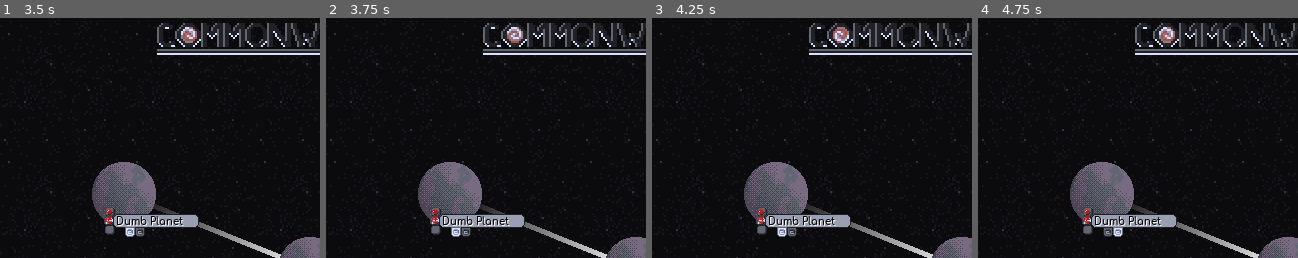
Above: before the commit, frames 1-4 (left to right).
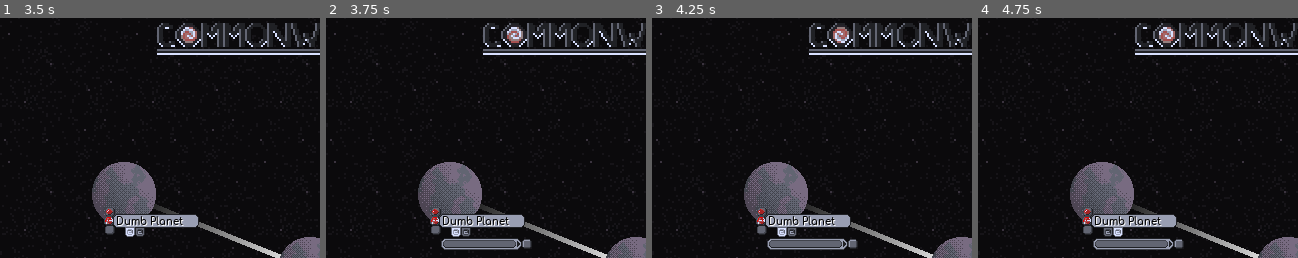
Above: after the commit, the same moments.

Repository: HumansAreHumans/CommonWealthGodot
Game: Godot game, scene res://scene/Main.tscn
Same seed, same stepped clock (60 frames per second), same inputs: the game is played once before the commit and once after it.
Inputs (mouse positions are % of the whole screen's width and height, from its top left):
- Up to frame 1 (3.5 s): tap Enter at 0.5 s; move the mouse to (54, 54) at 0.52 s; click (54, 54) at 0.67 s; tap Space at 1.25 s; move the mouse to (55, 62) at 1.27 s; click (55, 62) at 1.42 s; move the mouse to (57, 62) at 2.02 s; click (57, 62) at 2.17 s; move the mouse to (25, 39) at 2.77 s; click (25, 39) at 2.92 s
- Up to frame 2 (3.75 s): tap Enter at 3.5 s; move the mouse to (26, 47) at 3.52 s; click (26, 47) at 3.67 s
- Up to frame 3 (4.25 s): no input
- Up to frame 4 (4.75 s): move the mouse to (27, 47) at 4.27 s; click (27, 47) at 4.42 s
The pictures show only the part of the screen within x 6-56%, y 2-52%; the shares and areas given below are measured in that part.

Frame 1 is identical in both runs. In frame 2, 1.3% of the frame differs, in the area x 35-65%, y 91-97%; in frame 3, 1.3%; in frame 4, 1.3%.

Commit message:
added rough hud flow

Diff:
--- /dev/null
+++ b/scene/ChangeResourceHUD.tscn
@@ -0,0 +1,242 @@
+[gd_scene load_steps=35 format=2]
+
+[ext_resource path="res://art/planet_hud/planet_hud18.png" type="Texture" id=1]
+[ext_resource path="res://script/ChangeResourceHUD.gd" type="Script" id=2]
+[ext_resource path="res://art/resources/resource3.png" type="Texture" id=3]
+[ext_resource path="res://art/resources/resource4.png" type="Texture" id=4]
+[ext_resource path="res://art/resources/resource5.png" type="Texture" id=5]
+[ext_resource path="res://art/resources/resource18.png" type="Texture" id=6]
+[ext_resource path="res://art/resources/resource19.png" type="Texture" id=7]
+[ext_resource path="res://art/resources/resource20.png" type="Texture" id=8]
+[ext_resource path="res://art/resources/resource21.png" type="Texture" id=9]
+[ext_resource path="res://art/resources/resource22.png" type="Texture" id=10]
+[ext_resource path="res://art/resources/resource23.png" type="Texture" id=11]
+[ext_resource path="res://art/resources/resource24.png" type="Texture" id=12]
+[ext_resource path="res://art/resources/resource25.png" type="Texture" id=13]
+[ext_resource path="res://art/resources/resource8.png" type="Texture" id=14]
+[ext_resource path="res://art/resources/resource9.png" type="Texture" id=15]
+[ext_resource path="res://art/resources/resource10.png" type="Texture" id=16]
+[ext_resource path="res://art/resources/resource28.png" type="Texture" id=17]
+[ext_resource path="res://art/resources/resource29.png" type="Texture" id=18]
+[ext_resource path="res://art/resources/resource30.png" type="Texture" id=19]
+[ext_resource path="res://art/resources/resource31.png" type="Texture" id=20]
+[ext_resource path="res://art/resources/resource13.png" type="Texture" id=21]
+[ext_resource path="res://art/resources/resource14.png" type="Texture" id=22]
+[ext_resource path="res://art/resources/resource15.png" type="Texture" id=23]
+[ext_resource path="res://art/resources/resource34.png" type="Texture" id=24]
+[ext_resource path="res://art/resources/resource35.png" type="Texture" id=25]
+[ext_resource path="res://art/resources/resource36.png" type="Texture" id=26]
+[ext_resource path="res://art/resources/resource37.png" type="Texture" id=27]
+
+[sub_resource type="SpriteFrames" id=1]
+
+animations = [ {
+"frames": [ ExtResource( 3 ), ExtResource( 4 ), ExtResource( 5 ) ],
+"loop": true,
+"name": "default",
+"speed": 5.0
+} ]
+
+[sub_resource type="RectangleShape2D" id=2]
+
+custom_solver_bias = 0.0
+extents = Vector2( 10, 10 )
+
+[sub_resource type="SpriteFrames" id=3]
+
+animations = [ {
+"frames": [ ExtResource( 6 ), ExtResource( 7 ), ExtResource( 8 ), ExtResource( 9 ), ExtResource( 10 ), ExtResource( 11 ), ExtResource( 12 ), ExtResource( 13 ) ],
+"loop": true,
+"name": "default",
+"speed": 5.0
+}, {
+"frames": [ ExtResource( 6 ), ExtResource( 7 ), ExtResource( 8 ), ExtResource( 9 ), ExtResource( 10 ), ExtResource( 11 ), ExtResource( 12 ), ExtResource( 13 ) ],
+"loop": true,
+"name": "New Anim",
+"speed": 5.0
+} ]
+
+[sub_resource type="SpriteFrames" id=4]
+
+animations = [ {
+"frames": [ ExtResource( 14 ), ExtResource( 15 ), ExtResource( 16 ) ],
+"loop": true,
+"name": "default",
+"speed": 5.0
+} ]
+
+[sub_resource type="SpriteFrames" id=7]
+
+animations = [ {
+"frames": [ ExtResource( 17 ), ExtResource( 18 ), ExtResource( 19 ), ExtResource( 20 ) ],
+"loop": true,
+"name": "default",
+"speed": 5.0
+} ]
+
+[sub_resource type="SpriteFrames" id=5]
+
+animations = [ {
+"frames": [ ExtResource( 21 ), ExtResource( 22 ), ExtResource( 23 ) ],
+"loop": true,
+"name": "default",
+"speed": 5.0
+} ]
+
+[sub_resource type="SpriteFrames" id=6]
+
+animations = [ {
+"frames": [ ExtResource( 24 ), ExtResource( 25 ), ExtResource( 26 ), ExtResource( 27 ) ],
+"loop": true,
+"name": "default",
+"speed": 5.0
+} ]
+
+[node name="ChangeResourceHUD" type="Sprite"]
+
+texture = ExtResource( 1 )
+script = ExtResource( 2 )
+
+[node name="r1" type="AnimatedSprite" parent="." index="0"]
+
+position = Vector2( 43.5, -6.5 )
+frames = SubResource( 1 )
+animation = "default"
+
+[node name="Area2D" type="Area2D" parent="r1" index="0"]
+
+input_pickable = true
+gravity_vec = Vector2( 0, 1 )
+gravity = 98.0
+linear_damp = 0.1
+angular_damp = 1.0
+audio_bus_override = false
+audio_bus_name = "Master"
+
+[node name="CollisionShape2D" type="CollisionShape2D" parent="r1/Area2D" index="0"]
+
+position = Vector2( -0.803431, -0.278442 )
+scale = Vector2( 0.432692, 0.423077 )
+shape = SubResource( 2 )
+
+[node name="u1" type="AnimatedSprite" parent="." index="1"]
+
+position = Vector2( 54.5, -6.5 )
+frames = SubResource( 3 )
+animation = "default"
+_sections_unfolded = [ "Transform" ]
+
+[node name="Area2D" type="Area2D" parent="u1" index="0"]
+
+position = Vector2( -14.25, 0.25 )
+input_pickable = true
+gravity_vec = Vector2( 0, 1 )
+gravity = 98.0
+linear_damp = 0.1
+angular_damp = 1.0
+audio_bus_override = false
+audio_bus_name = "Master"
+
+[node name="CollisionShape2D" type="CollisionShape2D" parent="u1/Area2D" index="0"]
+
+position = Vector2( 13.4466, -1.02844 )
+scale = Vector2( 0.432692, 0.423077 )
+shape = SubResource( 2 )
+
+[node name="r2" type="AnimatedSprite" parent="." index="2"]
+
+position = Vector2( 43.5, 4.5 )
+frames = SubResource( 4 )
+animation = "default"
+_sections_unfolded = [ "Transform" ]
+
+[node name="Area2D" type="Area2D" parent="r2" index="0"]
+
+position = Vector2( -14.25, 0.25 )
+input_pickable = true
+gravity_vec = Vector2( 0, 1 )
+gravity = 98.0
+linear_damp = 0.1
+angular_damp = 1.0
+audio_bus_override = false
+audio_bus_name = "Master"
+
+[node name="CollisionShape2D" type="CollisionShape2D" parent="r2/Area2D" index="0"]
+
+position = Vector2( 13.4466, -1.02844 )
+scale = Vector2( 0.432692, 0.423077 )
+shape = SubResource( 2 )
+
+[node name="u2" type="AnimatedSprite" parent="." index="3"]
+
+position = Vector2( 54.5, 4.5 )
+frames = SubResource( 7 )
+animation = "default"
+_sections_unfolded = [ "Transform" ]
+
+[node name="Area2D" type="Area2D" parent="u2" index="0"]
+
+position = Vector2( -14.25, 0.25 )
+input_pickable = true
+gravity_vec = Vector2( 0, 1 )
+gravity = 98.0
+linear_damp = 0.1
+angular_damp = 1.0
+audio_bus_override = false
+audio_bus_name = "Master"
+
+[node name="CollisionShape2D" type="CollisionShape2D" parent="u2/Area2D" index="0"]
+
+position = Vector2( 13.4466, -1.02844 )
+scale = Vector2( 0.432692, 0.423077 )
+shape = SubResource( 2 )
+
+[node name="r3" type="AnimatedSprite" parent="." index="4"]
+
+position = Vector2( 43.5, 15.5 )
+frames = SubResource( 5 )
+animation = "default"
+_sections_unfolded = [ "Transform" ]
+
+[node name="Area2D" type="Area2D" parent="r3" index="0"]
+
+position = Vector2( -14.25, 0.25 )
+input_pickable = true
+gravity_vec = Vector2( 0, 1 )
+gravity = 98.0
+linear_damp = 0.1
+angular_damp = 1.0
+audio_bus_override = false
+audio_bus_name = "Master"
+
+[node name="CollisionShape2D" type="CollisionShape2D" parent="r3/Area2D" index="0"]
+
+position = Vector2( 13.4466, -1.02844 )
+scale = Vector2( 0.432692, 0.423077 )
+shape = SubResource( 2 )
+
+[node name="u3" type="AnimatedSprite" parent="." index="5"]
+
+position = Vector2( 54.5, 15.5 )
+frames = SubResource( 6 )
+animation = "default"
+_sections_unfolded = [ "Transform" ]
+
+[node name="Area2D" type="Area2D" parent="u3" index="0"]
+
+position = Vector2( -14.25, 0.25 )
+input_pickable = true
+gravity_vec = Vector2( 0, 1 )
+gravity = 98.0
+linear_damp = 0.1
+angular_damp = 1.0
+audio_bus_override = false
+audio_bus_name = "Master"
+
+[node name="CollisionShape2D" type="CollisionShape2D" parent="u3/Area2D" index="0"]
+
+position = Vector2( 13.4466, -1.02844 )
+scale = Vector2( 0.432692, 0.423077 )
+shape = SubResource( 2 )
+
+[connection signal="input_event" from="r1/Area2D" to="." method="_on_Area2D_input_event" binds= [ "r1" ]]
--- /dev/null
+++ b/scene/GatewayInfoHUD.tscn
@@ -0,0 +1,72 @@
+[gd_scene load_steps=6 format=2]
+
+[ext_resource path="res://art/planet_hud/planet_hud11.png" type="Texture" id=1]
+[ext_resource path="res://script/GatewayInfoHUD.gd" type="Script" id=2]
+[ext_resource path="res://scene/ChangeResourceHUD.tscn" type="PackedScene" id=3]
+
+[sub_resource type="SpriteFrames" id=2]
+
+animations = [ {
+"frames": [  ],
+"loop": true,
+"name": "default",
+"speed": 5.0
+} ]
+
+[sub_resource type="RectangleShape2D" id=1]
+
+custom_solver_bias = 0.0
+extents = Vector2( 10, 10 )
+
+[node name="GatewayInfoHUD" type="Sprite" index="0"]
+
+position = Vector2( -6.1742, 10.1966 )
+texture = ExtResource( 1 )
+script = ExtResource( 2 )
+
+[node name="DestinationName" type="Label" parent="." index="0"]
+
+anchor_left = 0.0
+anchor_top = 0.0
+anchor_right = 0.0
+anchor_bottom = 0.0
+margin_left = -39.0
+margin_right = 30.0
+margin_bottom = 14.0
+rect_pivot_offset = Vector2( 0, 0 )
+mouse_filter = 2
+mouse_default_cursor_shape = 0
+size_flags_horizontal = 1
+size_flags_vertical = 4
+percent_visible = 1.0
+lines_skipped = 0
+max_lines_visible = -1
+
+[node name="ResourceSent" type="AnimatedSprite" parent="." index="1"]
+
+position = Vector2( 43.25, 4.5 )
+frames = SubResource( 2 )
+animation = "default"
+
+[node name="Area2D" type="Area2D" parent="ResourceSent" index="0"]
+
+input_pickable = true
+gravity_vec = Vector2( 0, 1 )
+gravity = 98.0
+linear_damp = 0.1
+angular_damp = 1.0
+audio_bus_override = false
+audio_bus_name = "Master"
+_sections_unfolded = [ "Collision", "Pickable" ]
+
+[node name="CollisionShape2D" type="CollisionShape2D" parent="ResourceSent/Area2D" index="0"]
+
+position = Vector2( 0.196568, 0.221558 )
+scale = Vector2( 0.4375, 0.45 )
+shape = SubResource( 1 )
+
+[node name="ChangeResourceHUD" parent="." index="2" instance=ExtResource( 3 )]
+
+visible = false
+
+[connection signal="input_event" from="ResourceSent/Area2D" to="." method="_on_Area2D_input_event"]
--- a/scene/Planet.tscn
+++ b/scene/Planet.tscn
@@ -31,7 +31,7 @@
 custom_solver_bias = 0.0
 radius = 25.3542
 
-[node name="Planet" type="Area2D" index="0"]
+[node name="Planet" type="Area2D"]
 
 input_pickable = true
 gravity_vec = Vector2( 0, 1 )
--- a/scene/PlanetHUD.tscn
+++ b/scene/PlanetHUD.tscn
@@ -7,6 +7,7 @@
 [ext_resource path="res://art/planet_hud/planet_hud10.png" type="Texture" id=5]
 [ext_resource path="res://art/planet_hud/planet_hud9.png" type="Texture" id=6]
 [ext_resource path="res://font/Comfortaa-Bold.ttf" type="DynamicFontData" id=7]
+[ext_resource path="res://scene/GatewayInfoHUD.tscn" type="PackedScene" id=8]
 
 [sub_resource type="DynamicFont" id=1]
 
@@ -28,7 +29,6 @@
 
 [node name="r1" type="Sprite" parent="." index="1"]
 
-editor/display_folded = true
 texture = ExtResource( 3 )
 _sections_unfolded = [ "Transform" ]
 
@@ -40,7 +40,6 @@
 
 [node name="r2" type="Sprite" parent="." index="2"]
 
-editor/display_folded = true
 texture = ExtResource( 5 )
 _sections_unfolded = [ "Transform" ]
 
@@ -52,7 +51,6 @@
 
 [node name="r3" type="Sprite" parent="." index="3"]
 
-editor/display_folded = true
 texture = ExtResource( 6 )
 _sections_unfolded = [ "Transform" ]
 
@@ -85,3 +83,7 @@
 lines_skipped = 0
 max_lines_visible = -1
 _sections_unfolded = [ "Theme", "custom_colors", "custom_fonts" ]
+
+[node name="GatewayInfoHUD" parent="." index="5" instance=ExtResource( 8 )]
+
+visible = false
--- a/scene/PortalButton.tscn
+++ b/scene/PortalButton.tscn
@@ -1,8 +1,8 @@
 [gd_scene load_steps=7 format=2]
 
 [ext_resource path="res://art/planet_hud/planet_hud16.png" type="Texture" id=1]
-[ext_resource path="res://art/planet_hud/planet_hud14.png" type="Texture" id=2]
-[ext_resource path="res://art/planet_hud/planet_hud15.png" type="Texture" id=3]
+[ext_resource path="res://art/planet_hud/planet_hud15.png" type="Texture" id=2]
+[ext_resource path="res://art/planet_hud/planet_hud14.png" type="Texture" id=3]
 [ext_resource path="res://script/PortalButton.gd" type="Script" id=4]
 
 [sub_resource type="SpriteFrames" id=1]
@@ -15,12 +15,12 @@
 }, {
 "frames": [ ExtResource( 2 ) ],
 "loop": true,
-"name": "unused",
+"name": "used",
 "speed": 5.0
 }, {
 "frames": [ ExtResource( 3 ) ],
 "loop": true,
-"name": "used",
+"name": "unused",
 "speed": 5.0
 } ]
 
@@ -28,6 +28,7 @@
 
 custom_solver_bias = 0.0
 extents = Vector2( 4.69122, 4.69122 )
+_sections_unfolded = [ "Resource" ]
 
 [node name="Portal" type="AnimatedSprite"]
 
--- a/scene/Resource.tscn
+++ b/scene/Resource.tscn
@@ -3,40 +3,40 @@
 [ext_resource path="res://art/resources/resource3.png" type="Texture" id=1]
 [ext_resource path="res://art/resources/resource4.png" type="Texture" id=2]
 [ext_resource path="res://art/resources/resource5.png" type="Texture" id=3]
-[ext_resource path="res://art/resources/resource13.png" type="Texture" id=4]
-[ext_resource path="res://art/resources/resource14.png" type="Texture" id=5]
-[ext_resource path="res://art/resources/resource15.png" type="Texture" id=6]
-[ext_resource path="res://art/resources/resource8.png" type="Texture" id=7]
-[ext_resource path="res://art/resources/resource9.png" type="Texture" id=8]
-[ext_resource path="res://art/resources/resource10.png" type="Texture" id=9]
-[ext_resource path="res://art/resources/resource12.png" type="Texture" id=10]
-[ext_resource path="res://art/resources/resource32.png" type="Texture" id=11]
-[ext_resource path="res://art/resources/resource17.png" type="Texture" id=12]
-[ext_resource path="res://art/resources/resource6.png" type="Texture" id=13]
-[ext_resource path="res://art/resources/resource2.png" type="Texture" id=14]
-[ext_resource path="res://art/resources/resource18.png" type="Texture" id=15]
-[ext_resource path="res://art/resources/resource19.png" type="Texture" id=16]
-[ext_resource path="res://art/resources/resource20.png" type="Texture" id=17]
-[ext_resource path="res://art/resources/resource21.png" type="Texture" id=18]
-[ext_resource path="res://art/resources/resource22.png" type="Texture" id=19]
-[ext_resource path="res://art/resources/resource23.png" type="Texture" id=20]
-[ext_resource path="res://art/resources/resource24.png" type="Texture" id=21]
-[ext_resource path="res://art/resources/resource25.png" type="Texture" id=22]
-[ext_resource path="res://art/resources/resource1.png" type="Texture" id=23]
-[ext_resource path="res://art/resources/resource33.png" type="Texture" id=24]
-[ext_resource path="res://art/resources/resource7.png" type="Texture" id=25]
-[ext_resource path="res://art/resources/resource34.png" type="Texture" id=26]
-[ext_resource path="res://art/resources/resource35.png" type="Texture" id=27]
-[ext_resource path="res://art/resources/resource36.png" type="Texture" id=28]
-[ext_resource path="res://art/resources/resource37.png" type="Texture" id=29]
-[ext_resource path="res://art/resources/resource27.png" type="Texture" id=30]
-[ext_resource path="res://art/resources/resource16.png" type="Texture" id=31]
-[ext_resource path="res://art/resources/resource11.png" type="Texture" id=32]
-[ext_resource path="res://art/resources/resource26.png" type="Texture" id=33]
-[ext_resource path="res://art/resources/resource28.png" type="Texture" id=34]
-[ext_resource path="res://art/resources/resource29.png" type="Texture" id=35]
-[ext_resource path="res://art/resources/resource30.png" type="Texture" id=36]
-[ext_resource path="res://art/resources/resource31.png" type="Texture" id=37]
+[ext_resource path="res://art/resources/resource12.png" type="Texture" id=4]
+[ext_resource path="res://art/resources/resource32.png" type="Texture" id=5]
+[ext_resource path="res://art/resources/resource17.png" type="Texture" id=6]
+[ext_resource path="res://art/resource1.png" type="Texture" id=7]
+[ext_resource path="res://art/resources/resource33.png" type="Texture" id=8]
+[ext_resource path="res://art/resources/resource28.png" type="Texture" id=9]
+[ext_resource path="res://art/resources/resource29.png" type="Texture" id=10]
+[ext_resource path="res://art/resources/resource30.png" type="Texture" id=11]
+[ext_resource path="res://art/resources/resource31.png" type="Texture" id=12]
+[ext_resource path="res://art/resources/resource16.png" type="Texture" id=13]
+[ext_resource path="res://art/resources/resource7.png" type="Texture" id=14]
+[ext_resource path="res://art/resources/resource26.png" type="Texture" id=15]
+[ext_resource path="res://art/resources/resource34.png" type="Texture" id=16]
+[ext_resource path="res://art/resources/resource35.png" type="Texture" id=17]
+[ext_resource path="res://art/resources/resource36.png" type="Texture" id=18]
+[ext_resource path="res://art/resources/resource37.png" type="Texture" id=19]
+[ext_resource path="res://art/resources/resource2.png" type="Texture" id=20]
+[ext_resource path="res://art/resources/resource27.png" type="Texture" id=21]
+[ext_resource path="res://art/resources/resource6.png" type="Texture" id=22]
+[ext_resource path="res://art/resources/resource18.png" type="Texture" id=23]
+[ext_resource path="res://art/resources/resource19.png" type="Texture" id=24]
+[ext_resource path="res://art/resources/resource20.png" type="Texture" id=25]
+[ext_resource path="res://art/resources/resource21.png" type="Texture" id=26]
+[ext_resource path="res://art/resources/resource22.png" type="Texture" id=27]
+[ext_resource path="res://art/resources/resource23.png" type="Texture" id=28]
+[ext_resource path="res://art/resources/resource24.png" type="Texture" id=29]
+[ext_resource path="res://art/resources/resource25.png" type="Texture" id=30]
+[ext_resource path="res://art/resources/resource11.png" type="Texture" id=31]
+[ext_resource path="res://art/resources/resource8.png" type="Texture" id=32]
+[ext_resource path="res://art/resources/resource9.png" type="Texture" id=33]
+[ext_resource path="res://art/resources/resource10.png" type="Texture" id=34]
+[ext_resource path="res://art/resources/resource13.png" type="Texture" id=35]
+[ext_resource path="res://art/resources/resource14.png" type="Texture" id=36]
+[ext_resource path="res://art/resources/resource15.png" type="Texture" id=37]
 
 [sub_resource type="SpriteFrames" id=1]
 
@@ -46,89 +46,89 @@
 "name": "r3",
 "speed": 5.0
 }, {
-"frames": [ ExtResource( 4 ), ExtResource( 5 ), ExtResource( 6 ) ],
+"frames": [ ExtResource( 4 ) ],
 "loop": true,
-"name": "r2",
+"name": "r2-hover",
 "speed": 5.0
 }, {
-"frames": [ ExtResource( 7 ), ExtResource( 8 ), ExtResource( 9 ) ],
+"frames": [ ExtResource( 5 ) ],
+"loop": true,
+"name": "u2-inactive",
+"speed": 5.0
+}, {
+"frames": [ ExtResource( 6 ) ],
+"loop": true,
+"name": "u1-hover",
+"speed": 5.0
+}, {
+"frames": [ ExtResource( 7 ) ],
+"loop": true,
+"name": "r3-inactive",
+"speed": 5.0
+}, {
+"frames": [ ExtResource( 8 ) ],
+"loop": true,
+"name": "u2-hover",
+"speed": 5.0
+}, {
+"frames": [ ExtResource( 9 ), ExtResource( 10 ), ExtResource( 11 ), ExtResource( 12 ) ],
+"loop": true,
+"name": "u3",
+"speed": 5.0
+}, {
+"frames": [ ExtResource( 13 ) ],
+"loop": true,
+"name": "u1-inactive",
+"speed": 5.0
+}, {
+"frames": [ ExtResource( 14 ) ],
+"loop": true,
+"name": "r1-hover",
+"speed": 5.0
+}, {
+"frames": [ ExtResource( 15 ) ],
+"loop": true,
+"name": "u3-inactive",
+"speed": 5.0
+}, {
+"frames": [ ExtResource( 16 ), ExtResource( 17 ), ExtResource( 18 ), ExtResource( 19 ) ],
+"loop": true,
+"name": "u2",
+"speed": 5.0
+}, {
+"frames": [ ExtResource( 20 ) ],
+"loop": true,
+"name": "r3-hover",
+"speed": 5.0
+}, {
+"frames": [ ExtResource( 21 ) ],
+"loop": true,
+"name": "u3-hover",
+"speed": 5.0
+}, {
+"frames": [ ExtResource( 22 ) ],
+"loop": true,
+"name": "r1-inactive",
+"speed": 5.0
+}, {
+"frames": [ ExtResource( 23 ), ExtResource( 24 ), ExtResource( 25 ), ExtResource( 26 ), ExtResource( 27 ), ExtResource( 28 ), ExtResource( 29 ), ExtResource( 30 ) ],
+"loop": true,
+"name": "u1",
+"speed": 5.0
+}, {
+"frames": [ ExtResource( 31 ) ],
+"loop": true,
+"name": "r2-inactive",
+"speed": 5.0
+}, {
+"frames": [ ExtResource( 32 ), ExtResource( 33 ), ExtResource( 34 ) ],
 "loop": true,
 "name": "r1",
 "speed": 5.0
 }, {
-"frames": [ ExtResource( 10 ) ],
+"frames": [ ExtResource( 35 ), ExtResource( 36 ), ExtResource( 37 ) ],
 "loop": true,
-"name": "r2-hover",
-"speed": 5.0
-}, {
-"frames": [ ExtResource( 11 ) ],
-"loop": true,
-"name": "u2-inactive",
-"speed": 5.0
-}, {
-"frames": [ ExtResource( 12 ) ],
-"loop": true,
-"name": "u1-hover",
-"speed": 5.0
-}, {
-"frames": [ ExtResource( 13 ) ],
-"loop": true,
-"name": "r1-inactive",
-"speed": 5.0
-}, {
-"frames": [ ExtResource( 14 ) ],
-"loop": true,
-"name": "r3-hover",
-"speed": 5.0
-}, {
-"frames": [ ExtResource( 15 ), ExtResource( 16 ), ExtResource( 17 ), ExtResource( 18 ), ExtResource( 19 ), ExtResource( 20 ), ExtResource( 21 ), ExtResource( 22 ) ],
-"loop": true,
-"name": "u1",
-"speed": 5.0
-}, {
-"frames": [ ExtResource( 23 ) ],
-"loop": true,
-"name": "r3-inactive",
-"speed": 5.0
-}, {
-"frames": [ ExtResource( 24 ) ],
-"loop": true,
-"name": "u2-hover",
-"speed": 5.0
-}, {
-"frames": [ ExtResource( 25 ) ],
-"loop": true,
-"name": "r1-hover",
-"speed": 5.0
-}, {
-"frames": [ ExtResource( 26 ), ExtResource( 27 ), ExtResource( 28 ), ExtResource( 29 ) ],
-"loop": true,
-"name": "u2",
-"speed": 5.0
-}, {
-"frames": [ ExtResource( 30 ) ],
-"loop": true,
-"name": "u3-hover",
-"speed": 5.0
-}, {
-"frames": [ ExtResource( 31 ) ],
-"loop": true,
-"name": "u1-inactive",
-"speed": 5.0
-}, {
-"frames": [ ExtResource( 32 ) ],
-"loop": true,
-"name": "r2-inactive",
-"speed": 5.0
-}, {
-"frames": [ ExtResource( 33 ) ],
-"loop": true,
-"name": "u3-inactive",
-"speed": 5.0
-}, {
-"frames": [ ExtResource( 34 ), ExtResource( 35 ), ExtResource( 36 ), ExtResource( 37 ) ],
-"loop": true,
-"name": "u3",
+"name": "r2",
 "speed": 5.0
 } ]
 
--- /dev/null
+++ b/script/ChangeResourceHUD.gd
@@ -0,0 +1,13 @@
+extends Sprite
+
+signal resource_selected
+# class member variables go here, for example:
+# var a = 2
+# var b = "textvar"
+
+func _ready():
+	pass
+
+func _on_Area2D_input_event( viewport, event, shape_idx, resource ):
+	if event is InputEventMouseButton and event.button_index == BUTTON_LEFT:
+		emit_signal("resource_selected", resource)
--- /dev/null
+++ b/script/GatewayInfoHUD.gd
@@ -0,0 +1,22 @@
+extends Sprite
+
+func _ready():
+	_hide_change_resource()
+	$ChangeResourceHUD.connect("resource_selected", self, "_set_resource_sent")
+	pass
+
+func _on_Area2D_input_event( viewport, event, shape_idx ):
+	if event is InputEventMouseButton and event.button_index == BUTTON_LEFT:
+		_show_change_resource()
+
+func _set_resource_sent(resource):
+	$ResourceSent.play(resource)
+	_hide_change_resource()
+
+func _show_change_resource():
+	$ResourceSent.hide()
+	$ChangeResourceHUD.show()
+
+func _hide_change_resource():
+	$ResourceSent.show()
+	$ChangeResourceHUD.hide()
--- a/script/PlanetHUD.gd
+++ b/script/PlanetHUD.gd
@@ -25,7 +25,20 @@
 		portalButtonInst.position = Vector2(x * 10, 0)
 		add_child(portalButtonInst)
 		GateButtons.push_back(portalButtonInst)
+		portalButtonInst.connect("select_gate", self, "_selected_gate")
 
 
 func _on_Portal_wanted_link():
 	emit_signal("portal_link")
+
+func _selected_gate(destination):
+	if destination == null:
+		$GatewayInfoHUD.hide()
+		return
+
+	#var gate = get_parent().GetGateTo(destination)
+	#if gate == null:
+	#	return
+
+	#$GatewayInfoHUD.SetGatewayInf(gate)
+	$GatewayInfoHUD.show()
--- a/script/PortalButton.gd
+++ b/script/PortalButton.gd
@@ -1,9 +1,12 @@
 extends AnimatedSprite
 
 var active = false
+signal select_gate
 
+var target_node
 func SetDestinationPlanet(node):
 	play("active")
+	target_node = node
 
 func _on_Area2D_mouse_entered():
 	play("active")
@@ -14,3 +17,5 @@
 func _on_Area2D_input_event( viewport, event, shape_idx ):
 	if event is InputEventMouseButton and event.button_index == BUTTON_LEFT:
 		play("active")
+		if target_node != null:
+			emit_signal("select_gate", target_node)
Binary file added: art/resource1.png
Not shown, added: art/resource1.png.import
Not shown: 1 places in scene/PlanetHUD.tscn that only renumber resources
